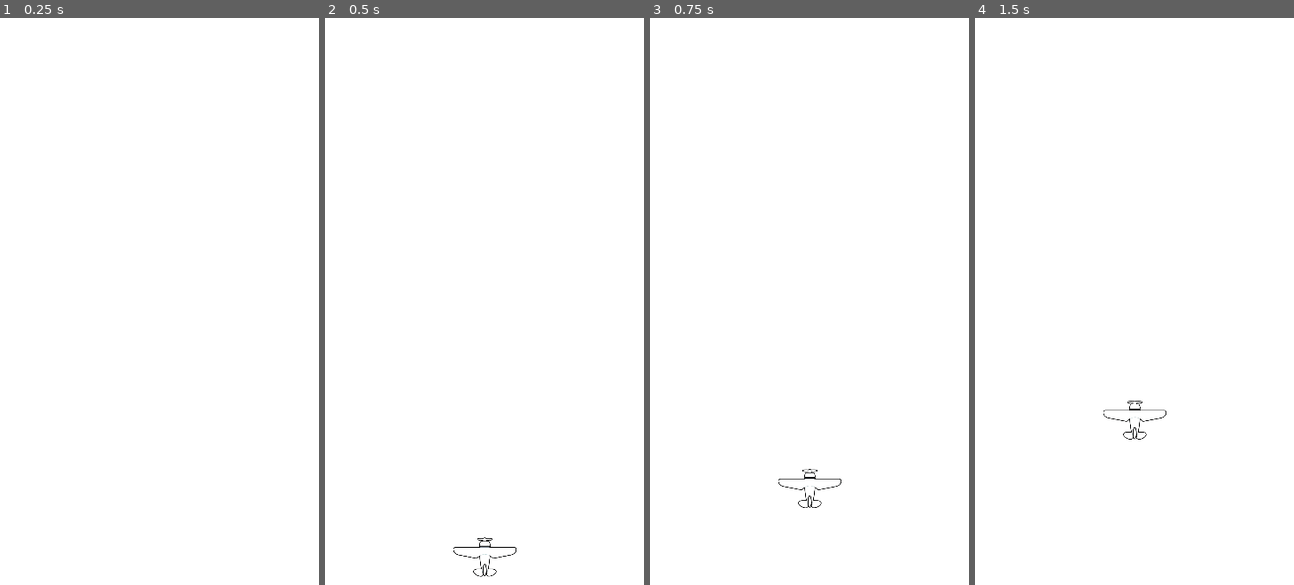
Above: before the commit, frames 1-4 (left to right).
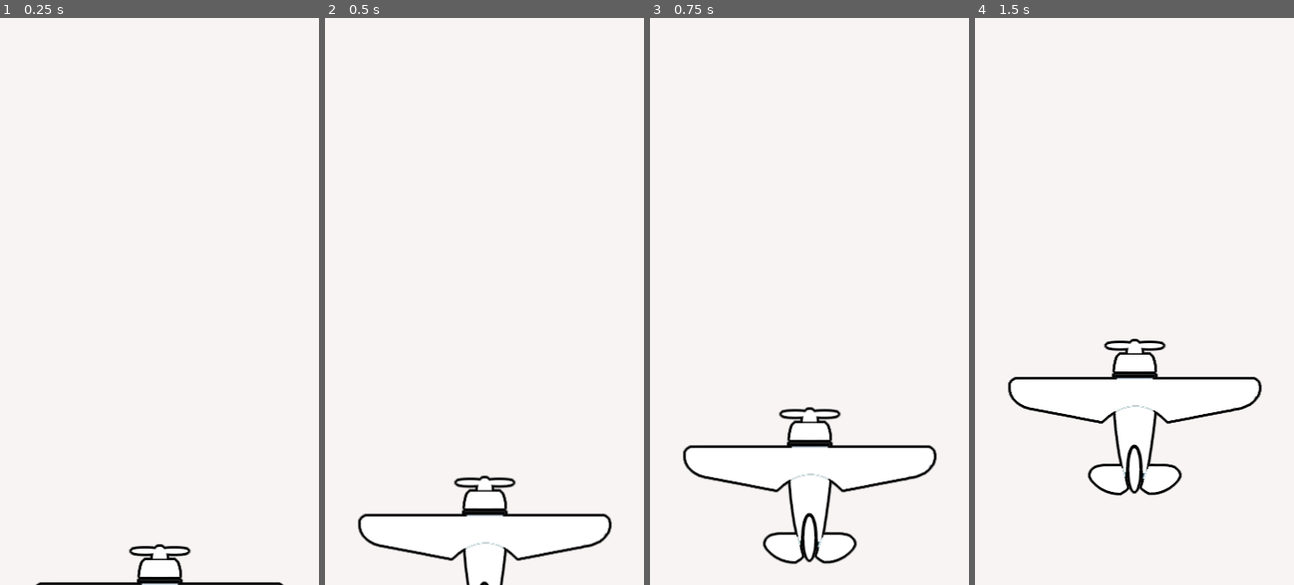
Above: after the commit, the same moments.

Repository: rsberrocal/FinalDestination
Game: Godot game, scene res://MainScene.tscn
Two runs of this game, one before a commit and one after it. Both use one fixed random seed, a clock stepped at 60 frames per second and the inputs below.
Inputs:
- Up to frame 1 (0.25 s): no input
- Up to frame 2 (0.5 s): no input
- Up to frame 3 (0.75 s): hold Right (ui_right) from 0.53 s (still down)
- Up to frame 4 (1.5 s): tap Enter at 1.25 s; release Right (ui_right) at 1.28 s; hold Down (ui_down) from 1.28 s (still down)

The runs differ from the first frame. In frame 1, 1.0% of the frame differs, in the area x 11-90%, y 92-100%; in frame 2, 1.9%; in frame 3, 2.6%, in the area x 10-90%, y 68-97%; in frame 4, 2.3%.

Commit message:
Sergi caraculo

Diff:
--- a/MainScene.tscn
+++ b/MainScene.tscn
@@ -1,26 +1,25 @@
 [gd_scene load_steps=8 format=2]
 
 [ext_resource path="res://MainScene.gd" type="Script" id=1]
-[ext_resource path="res://Situations.gd" type="Script" id=2]
-[ext_resource path="res://GameStatus.tscn" type="PackedScene" id=3]
-[ext_resource path="res://GameStatus.gd" type="Script" id=4]
-[ext_resource path="res://assets/Img/Avioneta-B.png" type="Texture" id=5]
-[ext_resource path="res://Plane.gd" type="Script" id=6]
-[ext_resource path="res://PlaneAnimator.tscn" type="PackedScene" id=7]
+[ext_resource path="res://assets/Img/Avioneta-B.png" type="Texture" id=2]
+[ext_resource path="res://Plane.gd" type="Script" id=3]
+[ext_resource path="res://PlaneAnimator.tscn" type="PackedScene" id=4]
+[ext_resource path="res://Situations.gd" type="Script" id=5]
+[ext_resource path="res://GameStatus.tscn" type="PackedScene" id=6]
+[ext_resource path="res://GameStatus.gd" type="Script" id=7]
 
 [node name="MainScene" type="Node"]
 script = ExtResource( 1 )
 
+[node name="Plane" type="Sprite" parent="."]
+position = Vector2( 180, 450 )
+texture = ExtResource( 2 )
+script = ExtResource( 3 )
+
+[node name="PlaneAnimator" parent="Plane" instance=ExtResource( 4 )]
+
 [node name="Situations" type="Node" parent="."]
-script = ExtResource( 2 )
+script = ExtResource( 5 )
 
-[node name="GameStatus" parent="." instance=ExtResource( 3 )]
-script = ExtResource( 4 )
-
-[node name="Plane" type="Sprite" parent="."]
-position = Vector2( 180.415, 764.162 )
-scale = Vector2( 0.25, 0.25 )
-texture = ExtResource( 5 )
-script = ExtResource( 6 )
-
-[node name="PlaneAnimator" parent="Plane" instance=ExtResource( 7 )]
+[node name="GameStatus" parent="." instance=ExtResource( 6 )]
+script = ExtResource( 7 )
--- a/project.godot
+++ b/project.godot
@@ -23,8 +23,9 @@
 
 window/size/width=360
 window/size/height=640
+window/handheld/orientation="portrait"
 
 [rendering]
 
-environment/default_clear_color=Color( 1, 1, 1, 1 )
+environment/default_clear_color=Color( 0.976471, 0.960784, 0.960784, 1 )
 environment/default_environment="res://default_env.tres"
